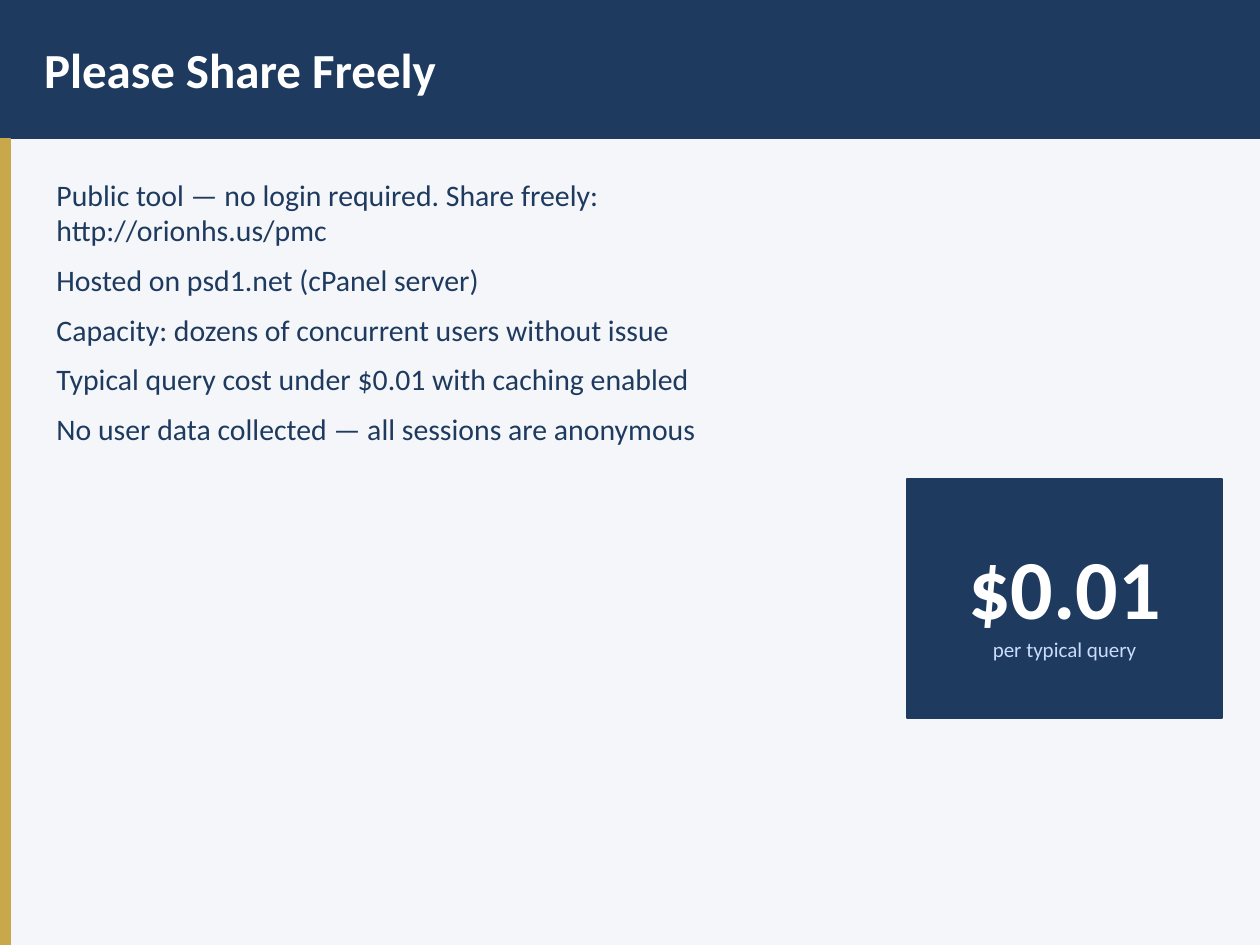
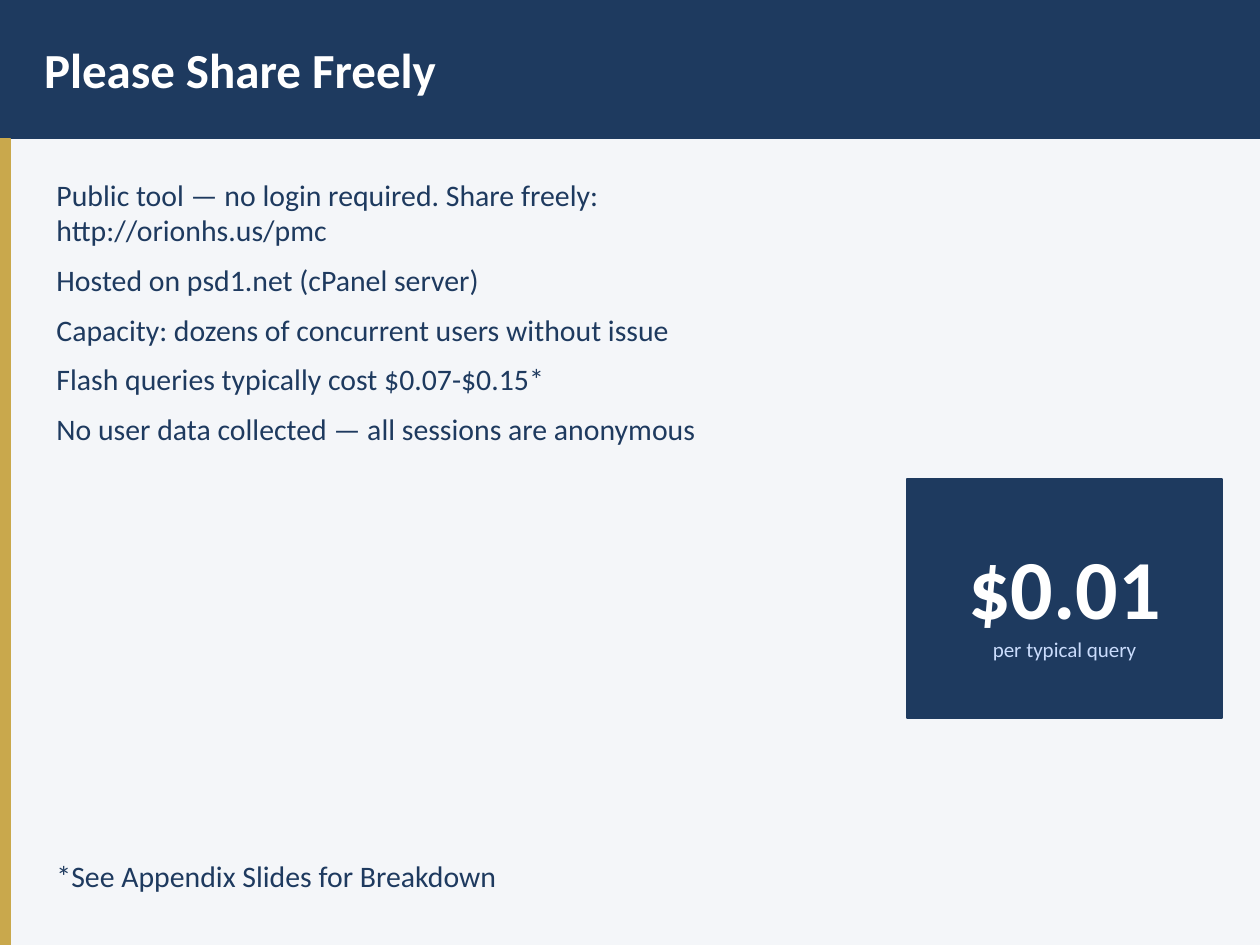
Before and after one commit to jweisenfeld/AI, a slide deck: slide 2 of pmc1/PMC-AI-Technical-Overview.pptx. Drawn at 1260x945 pixels with LibreOffice and Linux fonts; fonts in the diff are those of the drawing. Boxes give left, top, right and bottom in pixels: in the first picture for what was removed or moved away, otherwise in the second. Text is boxed around its words. In the diff, an @@ line names an element or a change of style, - is before the commit and + after.

```diff
--- a/pmc1/PMC-AI-Technical-Overview.pptx
+++ b/pmc1/PMC-AI-Technical-Overview.pptx
@@ text at [56, 369, 544, 395]: text changed @@
-Typical query cost under $0.01 with caching enabled
+Flash queries typically cost $0.07-$0.15*
@@ text at [56, 866, 496, 892]: paragraph added @@
+*See Appendix Slides for Breakdown
```
Also in this commit, not shown: 6 slides added, 1 other file.
